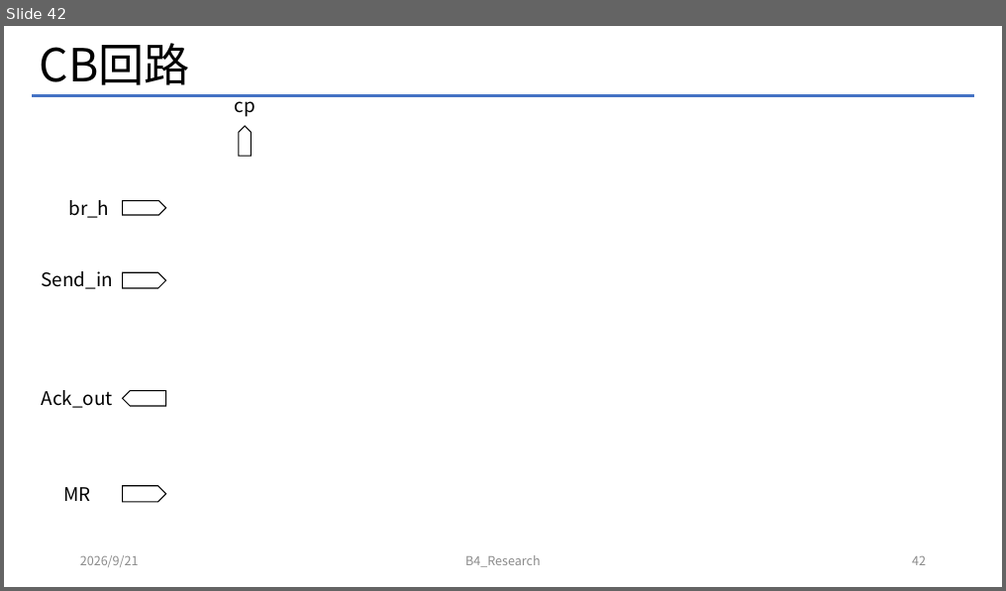
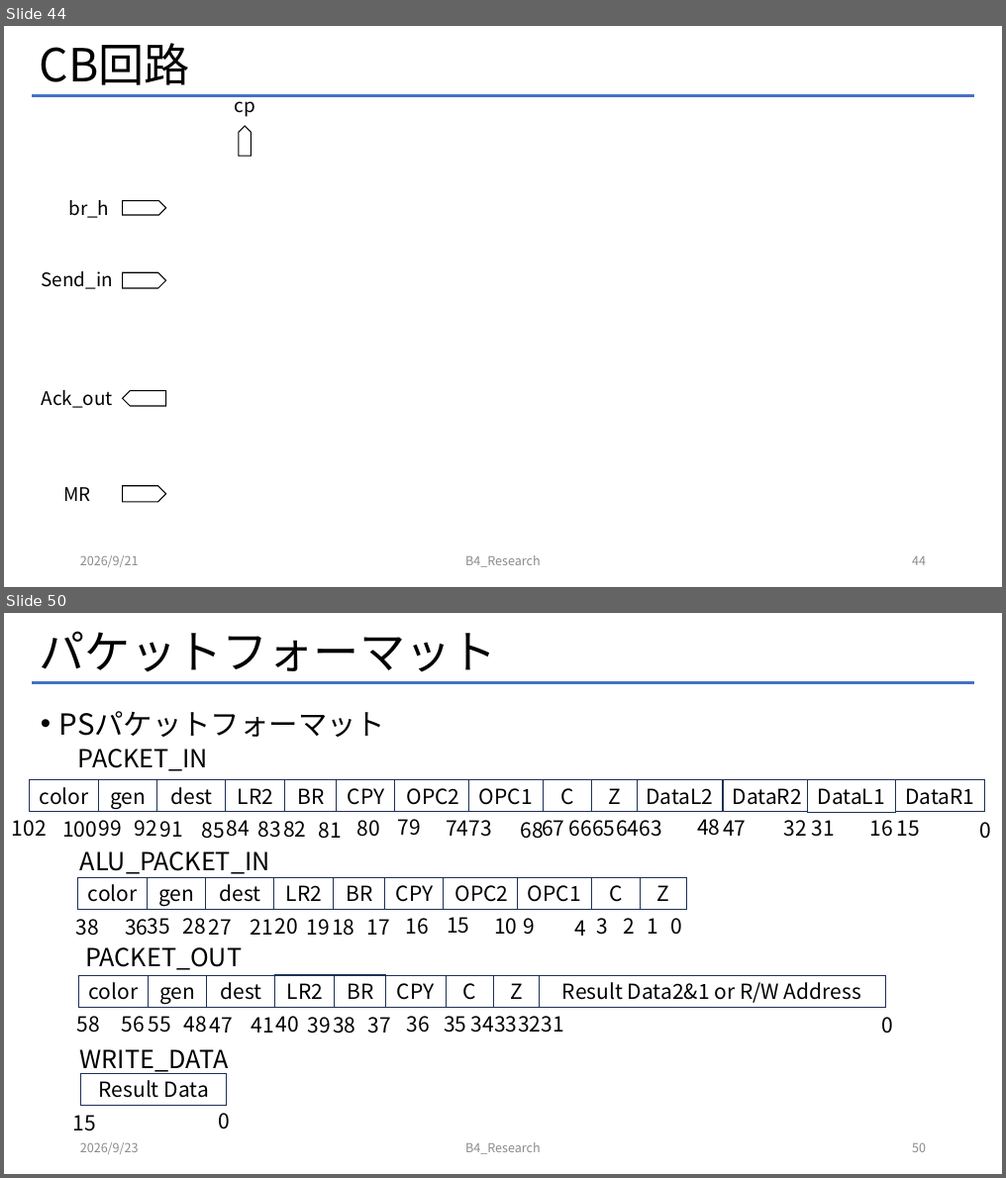
Before and after one commit to Mattya009/SuperScalar_DDP, a slide deck: DDP_SuperScalar.pptx. Shown one above the other, each under a label of ours: slide 42 before the commit, slides 44 and 50 after it; the slides between them are not shown. The pictures are 1006x591 and 1006x1178 pixels, drawn with LibreOffice and Linux fonts; fonts in the diff are those of the drawing. Boxes give left, top, right and bottom in pixels: in the first picture for what was removed or moved away, otherwise in the second. Text is boxed around its words. In the diff, an @@ line names an element or a change of style, - is before the commit and + after.

```diff
--- a/DDP_SuperScalar.pptx
+++ b/DDP_SuperScalar.pptx
@@ slide 50 added at (x1=4, y1=613, x2=1002, y2=1174), background #FFFFFF; not listed: 1 template element that a slide beside it also shows @@
@@ title added at (x1=40, y1=631, x2=497, y2=672), 44 pt, text #000000 @@
+パケットフォーマット
@@ text added at (x1=59, y1=711, x2=385, y2=771), 28 pt, text #000000 @@
+• PSパケットフォーマット
+  PACKET_IN
@@ group added at (x1=12, y1=780, x2=991, y2=845): 27 texts, 14 rectangles @@
+color
+gen
+dest
+102
+100
+92
+85
+91
+99
+66
+65
+47
+32
+C
+Z
+DataL2
+48
+63
+64
+67
+15
+0
+16
+31
+DataR2
+DataL1
+DataR1
+LR2
+BR
+CPY
+OPC2
+OPC1
+68
+73
+74
+79
+80
+81
+82
+83
+84
@@ text added at (x1=80, y1=852, x2=270, y2=874), 24 pt, text #000000 @@
+ALU_PACKET_IN
@@ group added at (x1=76, y1=877, x2=687, y2=936): 19 texts, 10 rectangles @@
+color
+gen
+dest
+38
+36
+28
+21
+27
+35
+2
+1
+C
+Z
+0
+3
+LR2
+BR
+CPY
+OPC2
+OPC1
+4
+9
+10
+15
+16
+17
+18
+19
+20
@@ text added at (x1=85, y1=948, x2=242, y2=970), 24 pt, text #000000 @@
+PACKET_OUT
@@ group added at (x1=77, y1=975, x2=893, y2=1041): 17 texts, 9 rectangles @@
+color
+gen
+dest
+58
+56
+48
+41
+47
+55
+34
+33
+C
+Z
+Result Data2&1 or R/W Address
+31
+32
+35
+0
+LR2
+BR
+CPY
+36
+37
+38
+39
+40
@@ text added at (x1=80, y1=1050, x2=229, y2=1075), 24 pt, text #000000 @@
+WRITE_DATA
@@ rectangle added at (x1=81, y1=1073, x2=227, y2=1106), fill #FFFFFF, outline #1E3256 1 pt, 20 pt, text #000000 @@
+Result Data
@@ text added at (x1=72, y1=1115, x2=95, y2=1132), 20 pt, text #000000 @@
+15
@@ text added at (x1=219, y1=1113, x2=231, y2=1130), 20 pt, text #000000 @@
+0
@@ text added at (x1=80, y1=1143, x2=139, y2=1155), 12 pt, text #8C8C8C @@
+2026/9/23
@@ text added at (x1=465, y1=1143, x2=541, y2=1155), 12 pt, text #8C8C8C @@
+B4_Research
@@ page number added at (x1=912, y1=1144, x2=926, y2=1153), 12 pt, text #8C8C8C @@
+50
@@ what was slide 42 is now slide 44 @@
@@ page number at (x1=912, y1=557, x2=926, y2=566): text changed @@
-42
+44
```
Also in this commit, not shown: 4 slides changed, 7 other slides added, 2 other files.
